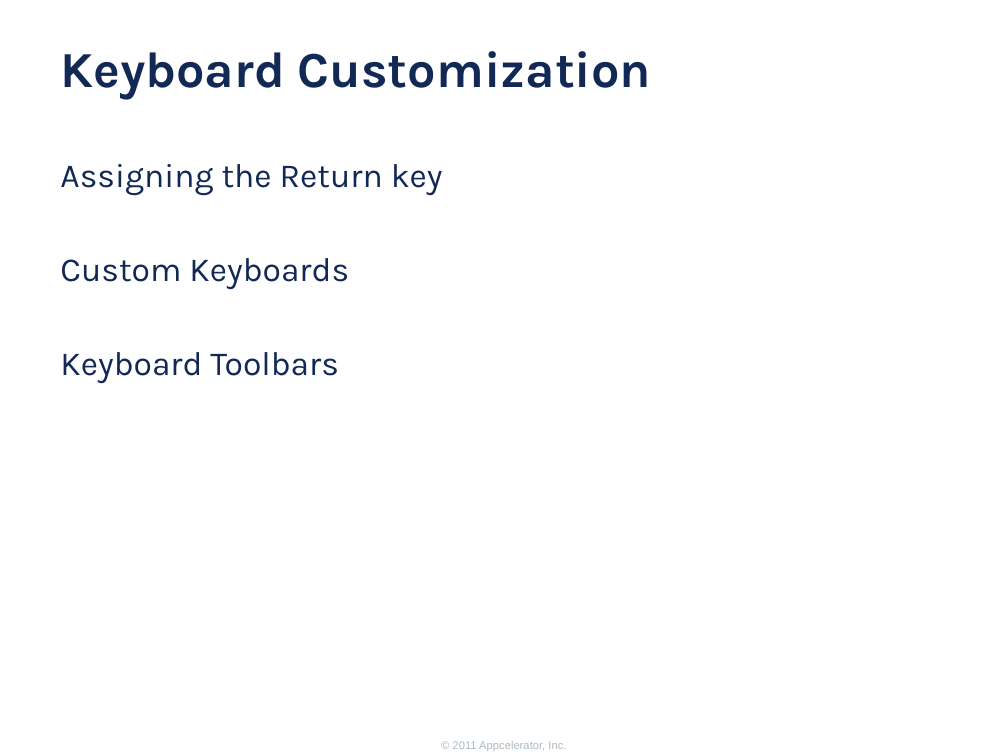
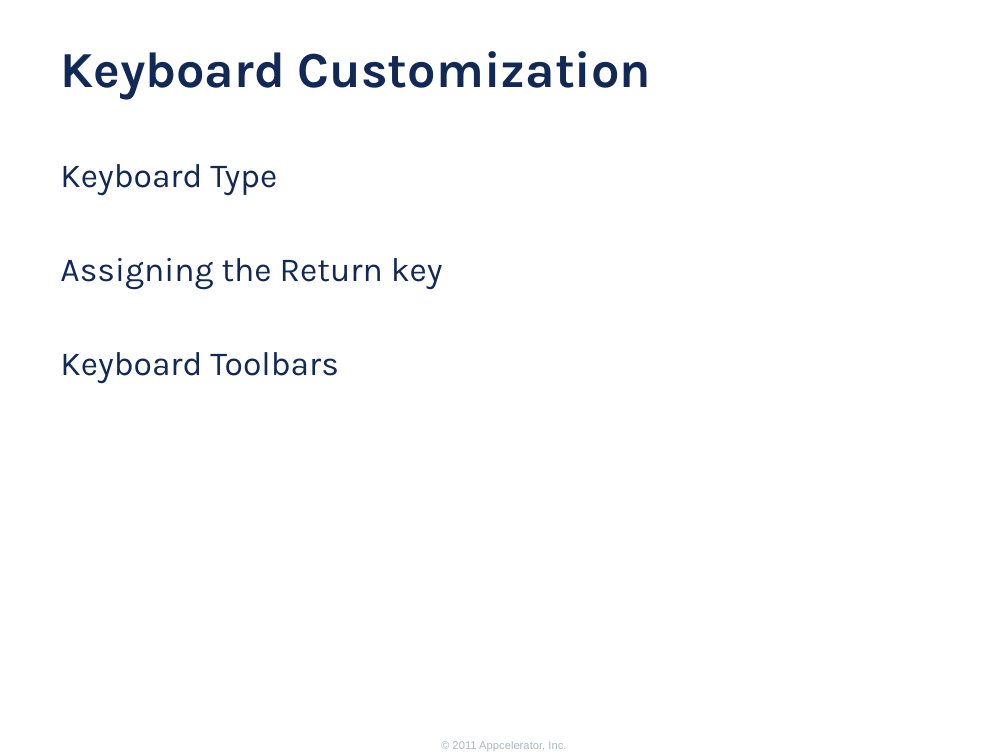
Before and after one commit to appcelerator-forks/appcelerator-training.tcmd_certification, a slide deck: slide 6 of 355/355.pptx. Drawn at 1008x756 pixels with LibreOffice and Linux fonts; fonts in the diff are those of the drawing; background and template pictures are left out. Boxes give left, top, right and bottom in pixels: in the first picture for what was removed or moved away, otherwise in the second. Text is boxed around its words. In the diff, an @@ line names an element or a change of style, - is before the commit and + after.

```diff
--- a/355/355.pptx
+++ b/355/355.pptx
@@ text at box(60, 164, 277, 195): paragraph added @@
+Keyboard Type
@@ text at box(60, 258, 349, 289): paragraph removed @@
-Custom Keyboards
```
Also in this commit, not shown: 4 slides added.
